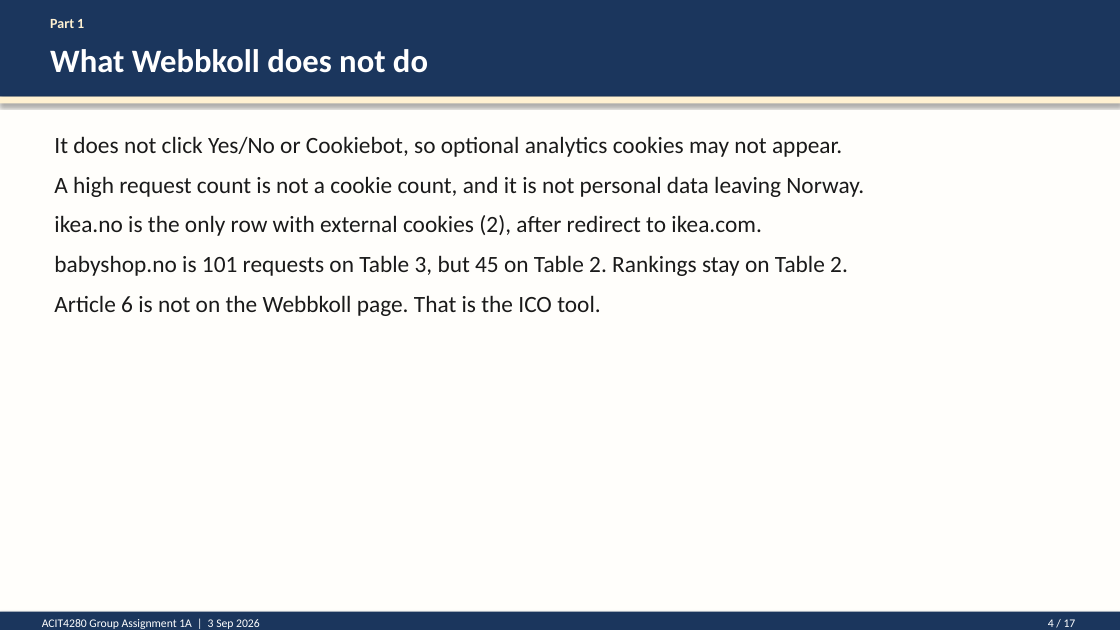
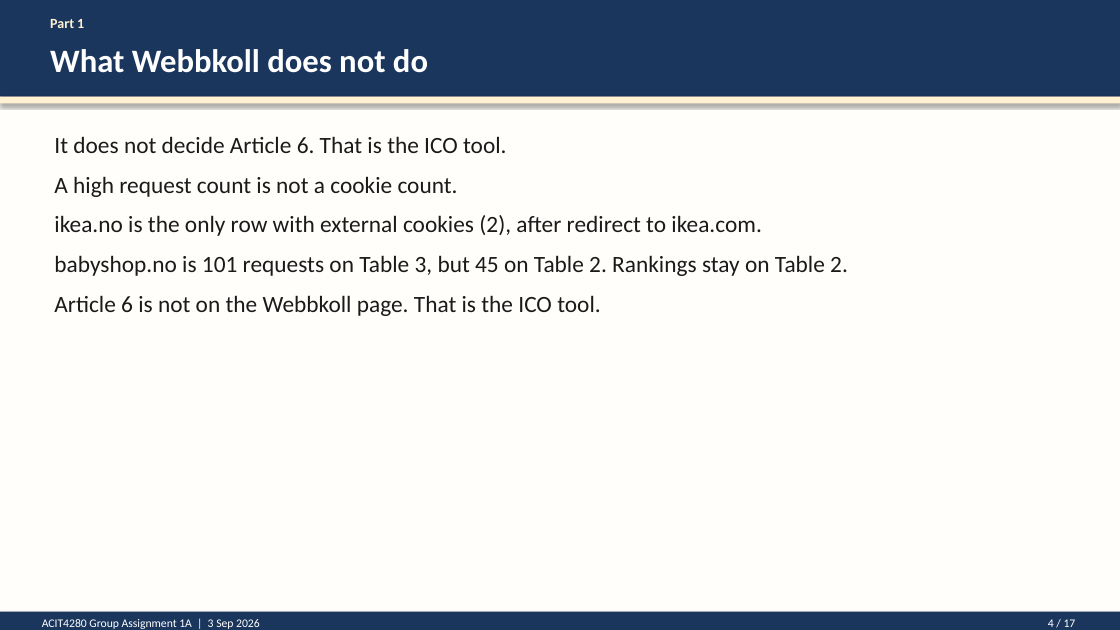
Before and after one commit to kasa031/Bacheloroppgave, a slide deck: slide 4 of ACIT4280_1A_presentation.pptx. Drawn at 1120x630 pixels with LibreOffice and Linux fonts; fonts in the diff are those of the drawing. Boxes give left, top, right and bottom in pixels: in the first picture for what was removed or moved away, otherwise in the second. Text is boxed around its words. In the diff, an @@ line names an element or a change of style, - is before the commit and + after.

```diff
--- a/ACIT4280_1A_presentation.pptx
+++ b/ACIT4280_1A_presentation.pptx
@@ text at box(54, 136, 506, 197): text changed @@
-It does not click Yes/No or Cookiebot, so optional analytics cookies may not appear.
-A high request count is not a cookie count, and it is not personal data leaving Norway.
+It does not decide Article 6. That is the ICO tool.
+A high request count is not a cookie count.
```
Also in this commit, not shown: 7 other slides changed, 14 other files.
